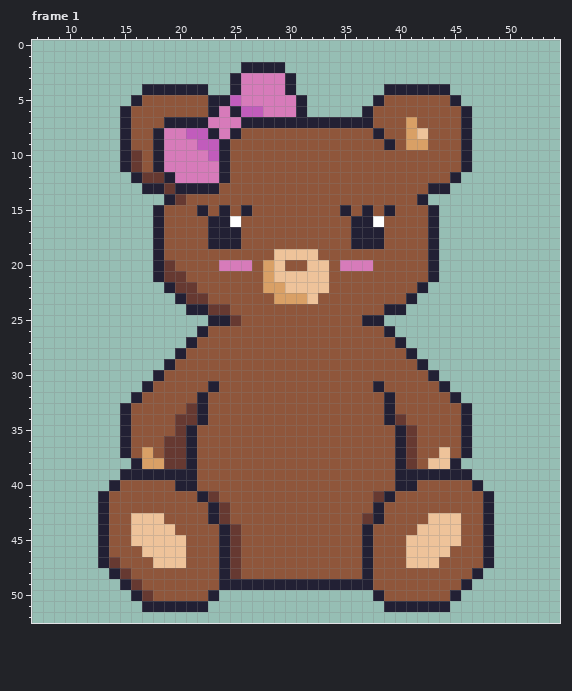
Two versions of one pixel-art file, aseprite_files/teddybear_girl.ase. The picture above is the old version.
64x64 pixels, 6 frames. Shown: frame 1: x 7..54, y 0..52. The commit also changed other frames, which this record leaves out.
New version:
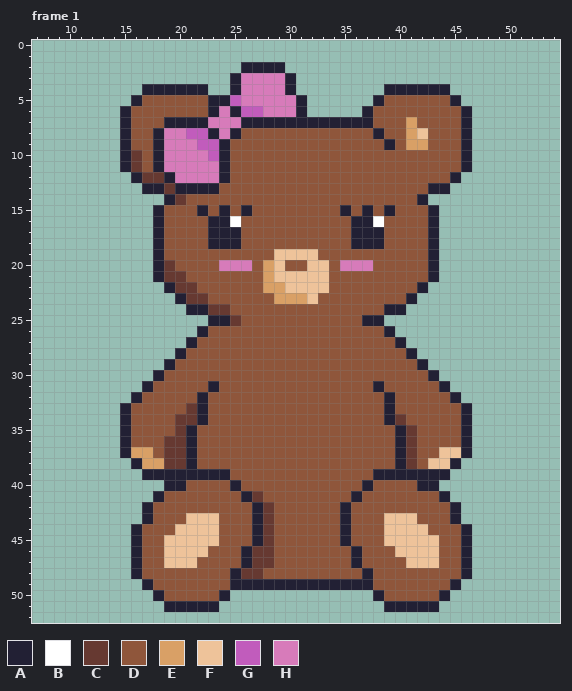
Palette (. is transparent): A #222034  B #ffffff  C #663931  D #8f563b  E #d9a066  F #eec39a  G #c15cbc  H #d77bba
Commit message: extended dance animation for female bear doubled animation frames so that the feet move slower
Changes in this commit:
{"where": "frame 1"}
{"frame":1,"y":37,"x":16,"old":"D","new":"E"}
{"frame":1,"y":37,"x":45,"old":"D","new":"F"}
{"frame":1,"y":39,"x":15,"old":"AA","new":".."}
{"frame":1,"y":39,"x":22,"old":"DDD","new":"AAA"}
{"frame":1,"y":39,"x":38,"old":"DD","new":"AA"}
{"frame":1,"y":39,"x":45,"old":"AA","new":".."}
{"frame":1,"y":40,"x":14,"old":"ADDDDD","new":".....A"}
{"frame":1,"y":40,"x":21,"old":"A","new":"D"}
{"frame":1,"y":40,"x":25,"old":"D","new":"A"}
{"frame":1,"y":40,"x":37,"old":"D","new":"A"}
{"frame":1,"y":40,"x":40,"old":"AADDDDDA","new":"DDAA...."}
{"frame":1,"y":41,"x":13,"old":"ADDDDD","new":".....A"}
{"frame":1,"y":41,"x":22,"old":"AC","new":"DD"}
{"frame":1,"y":41,"x":26,"old":"DD","new":"AC"}
{"frame":1,"y":41,"x":36,"old":"D","new":"A"}
{"frame":1,"y":41,"x":38,"old":"CA","new":"DD"}
{"frame":1,"y":41,"x":44,"old":"DDDDA","new":"A...."}
{"frame":1,"y":42,"x":13,"old":"ADDDD","new":"....A"}
{"frame":1,"y":42,"x":23,"old":"AC","new":"DD"}
{"frame":1,"y":42,"x":27,"old":"DD","new":"AC"}
{"frame":1,"y":42,"x":35,"old":"D","new":"A"}
{"frame":1,"y":42,"x":38,"old":"A","new":"D"}
{"frame":1,"y":42,"x":45,"old":"DDDA","new":"A..."}
{"frame":1,"y":43,"x":13,"old":"ADDFFF","new":"....AD"}
{"frame":1,"y":43,"x":21,"old":"DDAC","new":"FFFD"}
{"frame":1,"y":43,"x":27,"old":"DD","new":"AC"}
{"frame":1,"y":43,"x":35,"old":"D","new":"A"}
{"frame":1,"y":43,"x":37,"old":"CADDD","new":"DDFFF"}
{"frame":1,"y":43,"x":43,"old":"FFFDDA","new":"DDA..."}
{"frame":1,"y":44,"x":13,"old":"ADDFFFFDDDDAC","new":"...ADDDFFFFDD"}
{"frame":1,"y":44,"x":27,"old":"DD","new":"AC"}
{"frame":1,"y":44,"x":35,"old":"D","new":"A"}
{"frame":1,"y":44,"x":37,"old":"A","new":"D"}
{"frame":1,"y":44,"x":39,"old":"DDD","new":"FFF"}
{"frame":1,"y":44,"x":43,"old":"FFFDDA","new":"DDDA.."}
{"frame":1,"y":45,"x":13,"old":"ADDFFF","new":"...ADD"}
{"frame":1,"y":45,"x":21,"old":"DDDAC","new":"FFFDD"}
{"frame":1,"y":45,"x":27,"old":"DD","new":"AC"}
{"frame":1,"y":45,"x":35,"old":"D","new":"A"}
{"frame":1,"y":45,"x":37,"old":"A","new":"D"}
{"frame":1,"y":45,"x":39,"old":"DD","new":"FF"}
{"frame":1,"y":45,"x":44,"old":"FFDDA","new":"DDA.."}
{"frame":1,"y":46,"x":13,"old":"ADDDFF","new":"...ADD"}
{"frame":1,"y":46,"x":21,"old":"DD","new":"FF"}
{"frame":1,"y":46,"x":24,"old":"ACDDD","new":"DDACC"}
{"frame":1,"y":46,"x":36,"old":"DA","new":"AD"}
{"frame":1,"y":46,"x":40,"old":"D","new":"F"}
{"frame":1,"y":46,"x":44,"old":"F","new":"D"}
{"frame":1,"y":46,"x":46,"old":"DDA","new":"A.."}
{"frame":1,"y":47,"x":13,"old":"ACDD","new":"...A"}
{"frame":1,"y":47,"x":18,"old":"F","new":"D"}
{"frame":1,"y":47,"x":21,"old":"D","new":"F"}
{"frame":1,"y":47,"x":24,"old":"ACDDD","new":"DDACC"}
{"frame":1,"y":47,"x":36,"old":"DA","new":"AD"}
{"frame":1,"y":47,"x":46,"old":"DDA","new":"A.."}
{"frame":1,"y":48,"x":14,"old":"ACD","new":"..A"}
{"frame":1,"y":48,"x":24,"old":"ACDD","new":"DACC"}
{"frame":1,"y":48,"x":46,"old":"DA","new":"A."}
{"frame":1,"y":49,"x":15,"old":"ACD","new":"..A"}
{"frame":1,"y":49,"x":24,"old":"A","new":"D"}
{"frame":1,"y":49,"x":45,"old":"DA","new":"A."}
{"frame":1,"y":50,"x":16,"old":"ACD","new":"..A"}
{"frame":1,"y":50,"x":23,"old":"A.","new":"DA"}
{"frame":1,"y":50,"x":44,"old":"DA","new":"A."}
{"frame":1,"y":51,"x":17,"old":"AA","new":".."}
{"frame":1,"y":51,"x":23,"old":".","new":"A"}
{"frame":1,"y":51,"x":44,"old":"A","new":"."}
{"label":"changed","picture_box":[98,447,274,612]}
{"label":"changed","picture_box":[340,447,494,612]}
